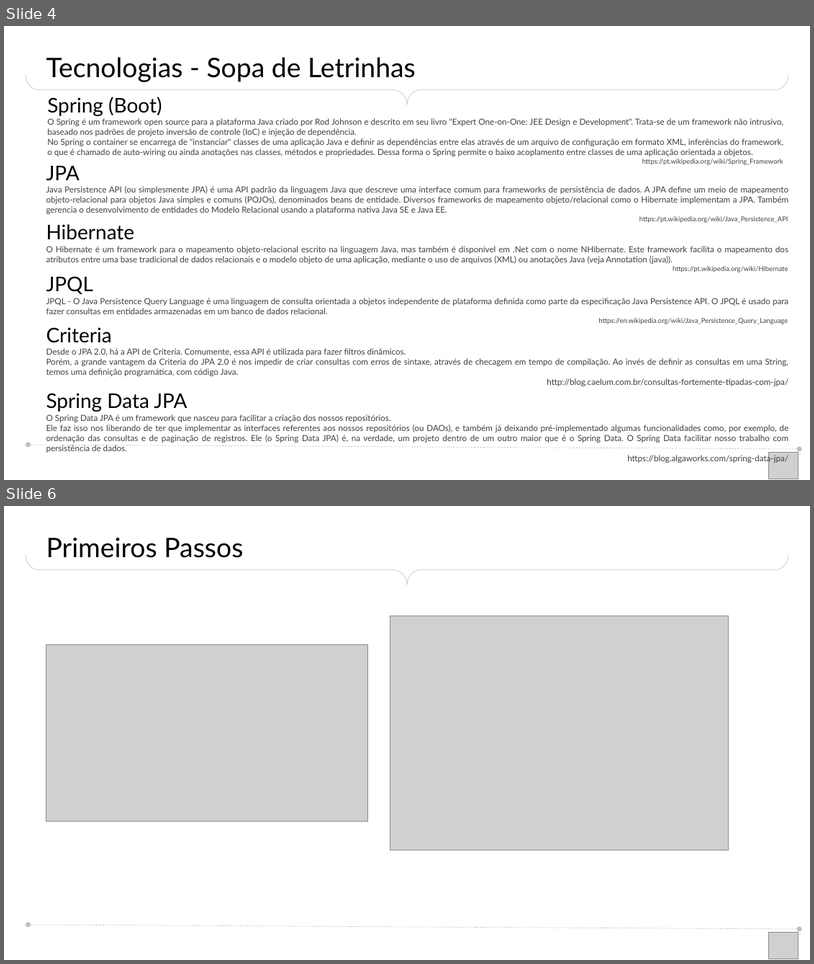
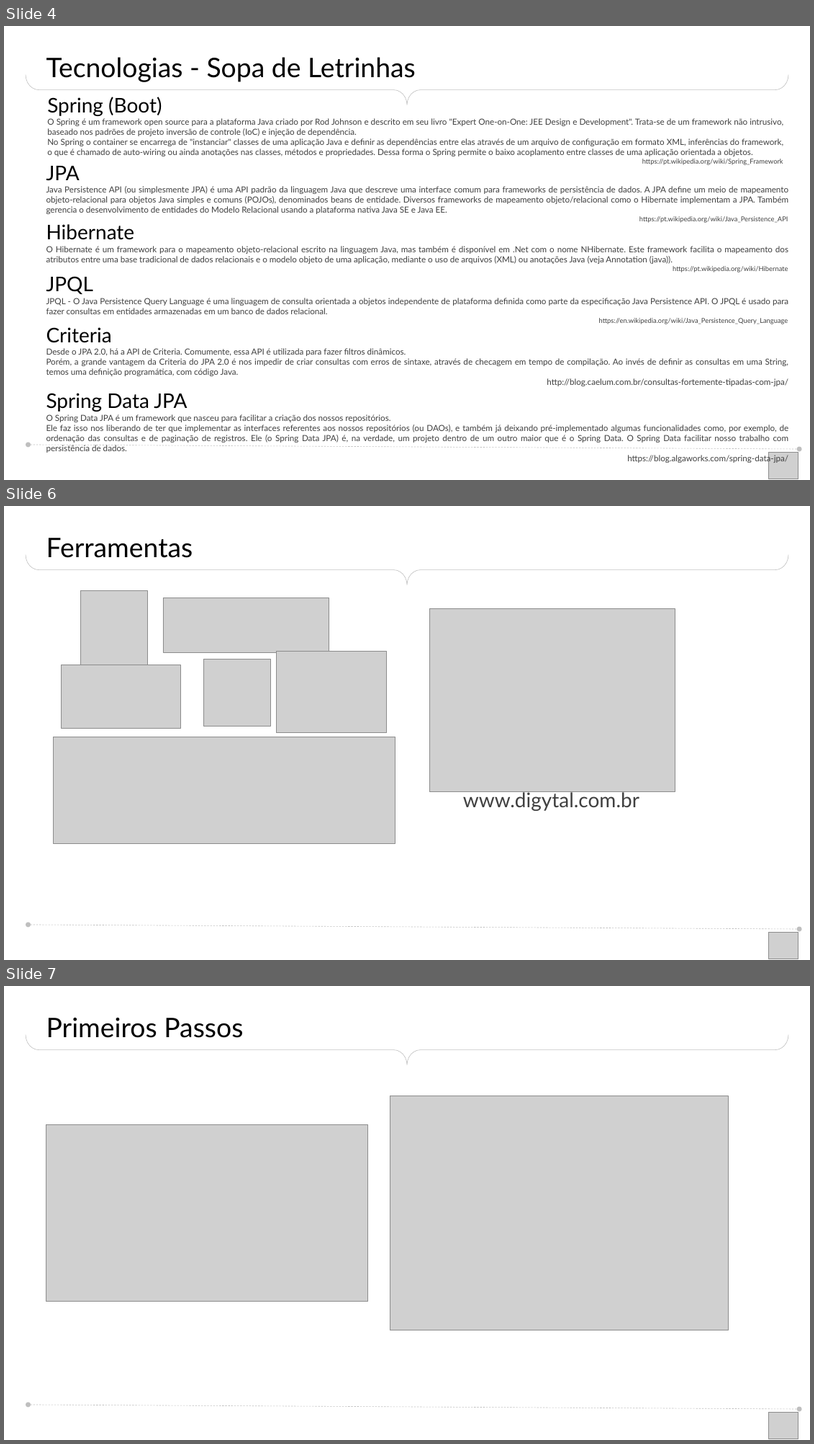
Before and after one commit to josemalcher/cfip, a slide deck: documentacao/Aula Spring.pptx. Shown one above the other, each under a label of ours: slides 4 and 6 before the commit, slides 4, 6 and 7 after it; the slides between them are not shown. The pictures are 814x964 and 814x1444 pixels, drawn with LibreOffice and Linux fonts; fonts in the diff are those of the drawing; grey boxes stand for pictures. Boxes give left, top, right and bottom in pixels: in the first picture for what was removed or moved away, otherwise in the second. Text is boxed around its words. In the diff, an @@ line names an element or a change of style, - is before the commit and + after.

```diff
--- a/documentacao/Aula Spring.pptx
+++ b/documentacao/Aula Spring.pptx
@@ slide 6 added at box(4, 506, 810, 960), background #FFFFFF @@
@@ title added at box(46, 538, 193, 558), 32 pt, text #000000 @@
+Ferramentas
@@ right brace added at box(26, 555, 790, 585), outline #BFBFBF 0.5 pt @@
@@ group added at box(54, 591, 676, 844): 7 pictures, 1 text @@
+www.digytal.com.br
@@ double arrow added from (28, 924) to (800, 929), #BFBFBF 0.5 pt dashed @@
@@ picture added at box(769, 932, 800, 959) @@
@@ what was slide 6 is now slide 7 @@
```
Also in this commit, not shown: 1 slide changed, 3 other files.
